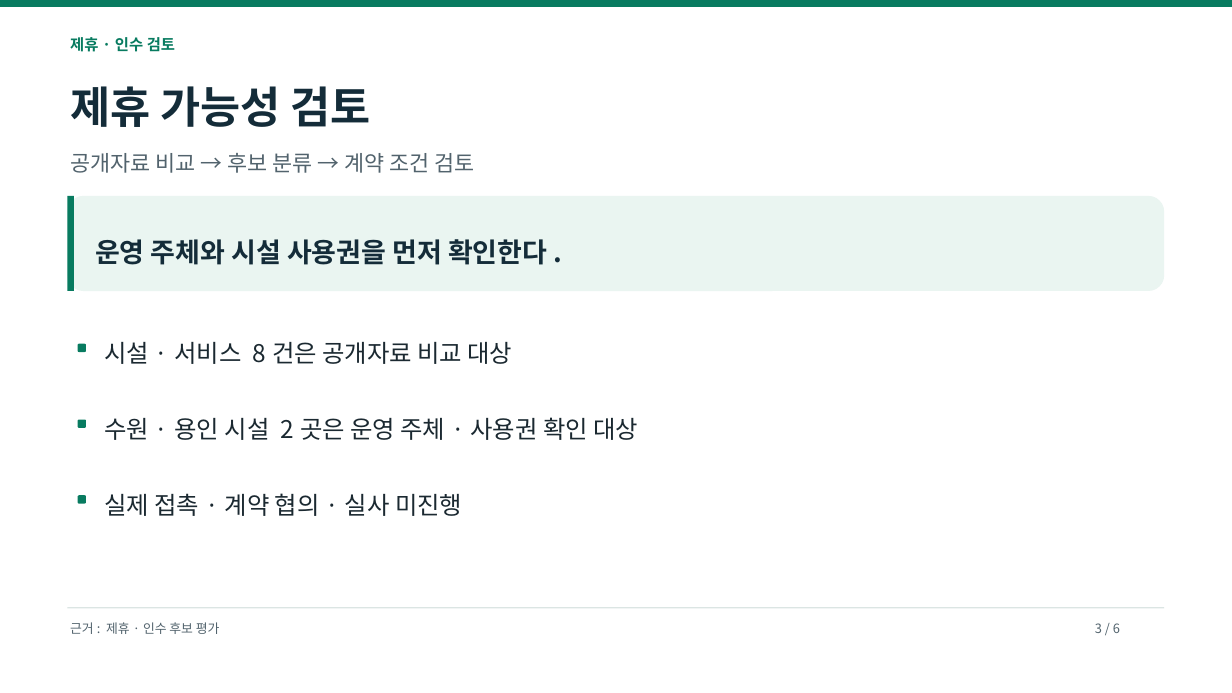
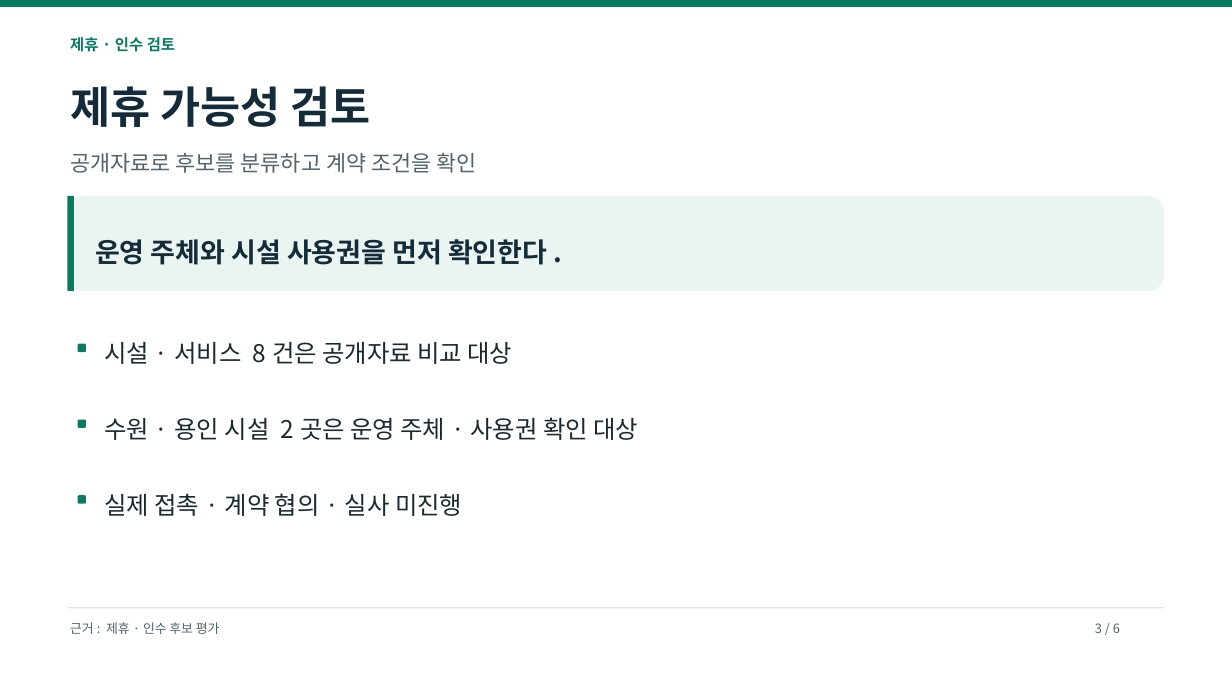
Before and after one commit to dohyunkimmm/footmate-case-study, a slide deck: slide 3 of src/case-study/downloads/footmate_strategy_p0_p2.pptx. Drawn at 1232x693 pixels with LibreOffice and Linux fonts; fonts in the diff are those of the drawing. Boxes give left, top, right and bottom in pixels: in the first picture for what was removed or moved away, otherwise in the second. Text is boxed around its words. In the diff, an @@ line names an element or a change of style, - is before the commit and + after.

```diff
--- a/src/case-study/downloads/footmate_strategy_p0_p2.pptx
+++ b/src/case-study/downloads/footmate_strategy_p0_p2.pptx
@@ text at (x1=70, y1=153, x2=476, y2=173): text changed @@
-공개자료 비교 → 후보 분류 → 계약 조건 검토
+공개자료로 후보를 분류하고 계약 조건을 확인
```
Also in this commit, not shown: 1 other slide changed, 13 other files.
